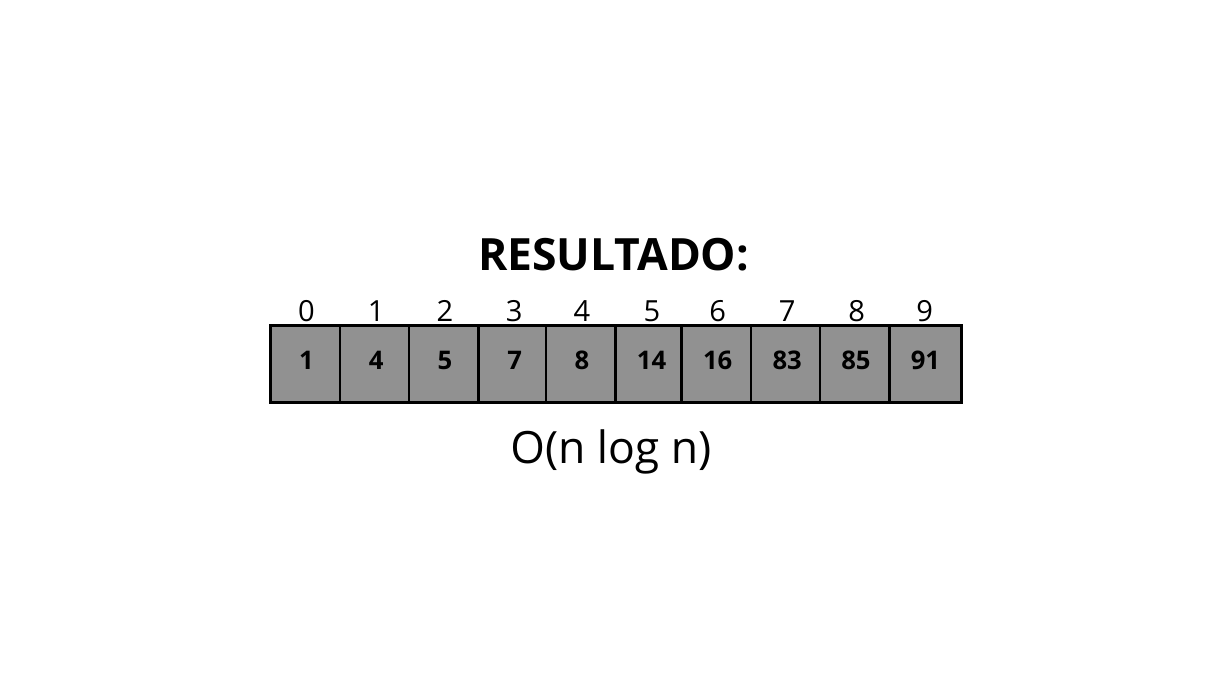
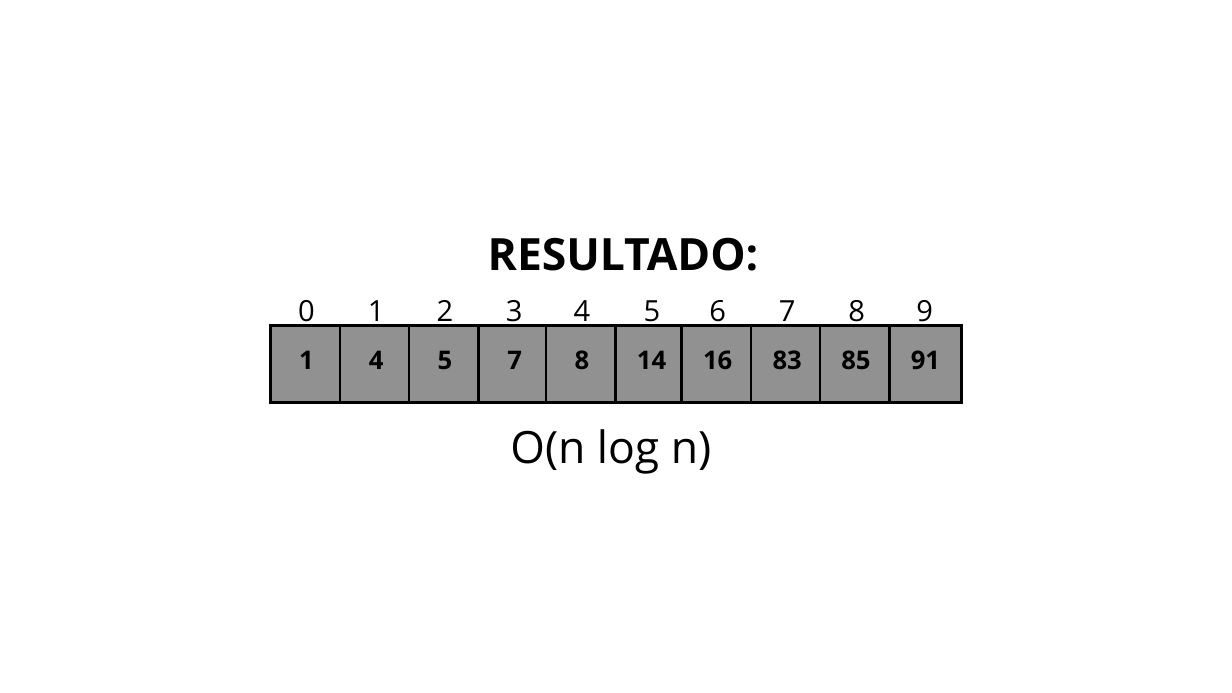
Before and after one commit to unibrasil-programacao-computadores/tp-heapsort, a slide deck: slide 77 of Heap_Sort.pptx (slide 76 before the commit). Drawn at 1232x693 pixels with LibreOffice and Linux fonts; fonts in the diff are those of the drawing. Boxes give left, top, right and bottom in pixels: in the first picture for what was removed or moved away, otherwise in the second. Text is boxed around its words. In the diff, an @@ line names an element or a change of style, - is before the commit and + after.

```diff
--- a/Heap_Sort.pptx
+++ b/Heap_Sort.pptx
@@ text "RESULTADO:": place and size @@
-text "RESULTADO:" at (478,237,749,271)
+text "RESULTADO:" at (488,237,759,271)
```
Also in this commit, not shown: 4 other slides changed, 2 slides added, 5 slides removed.
